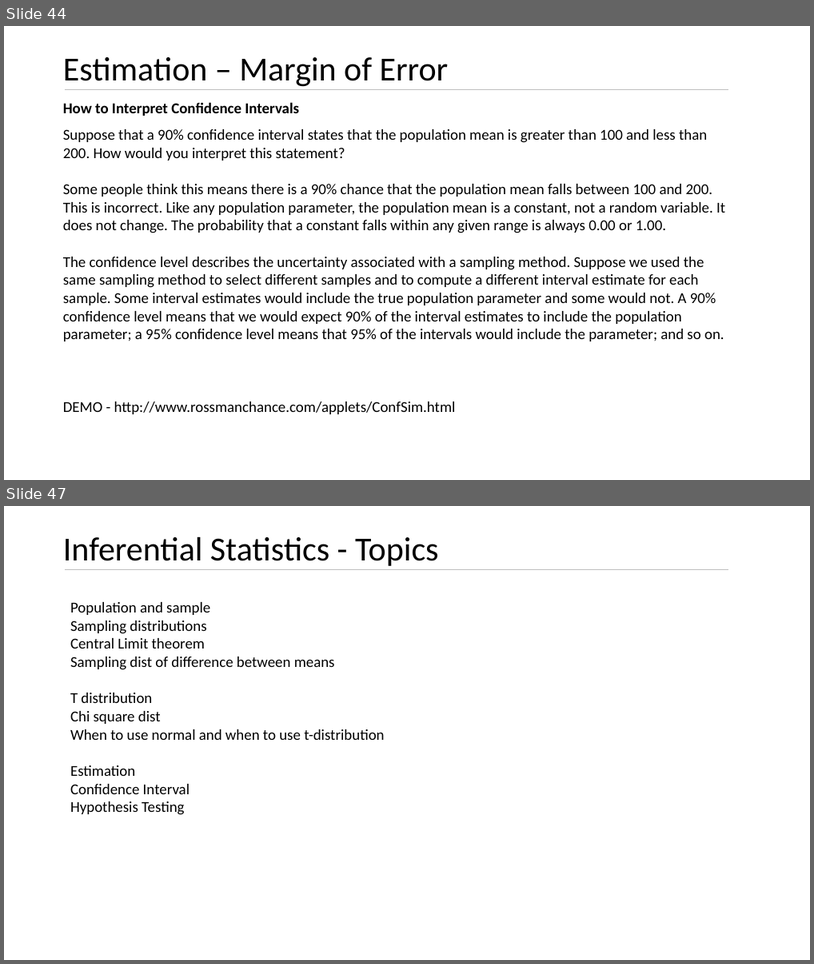
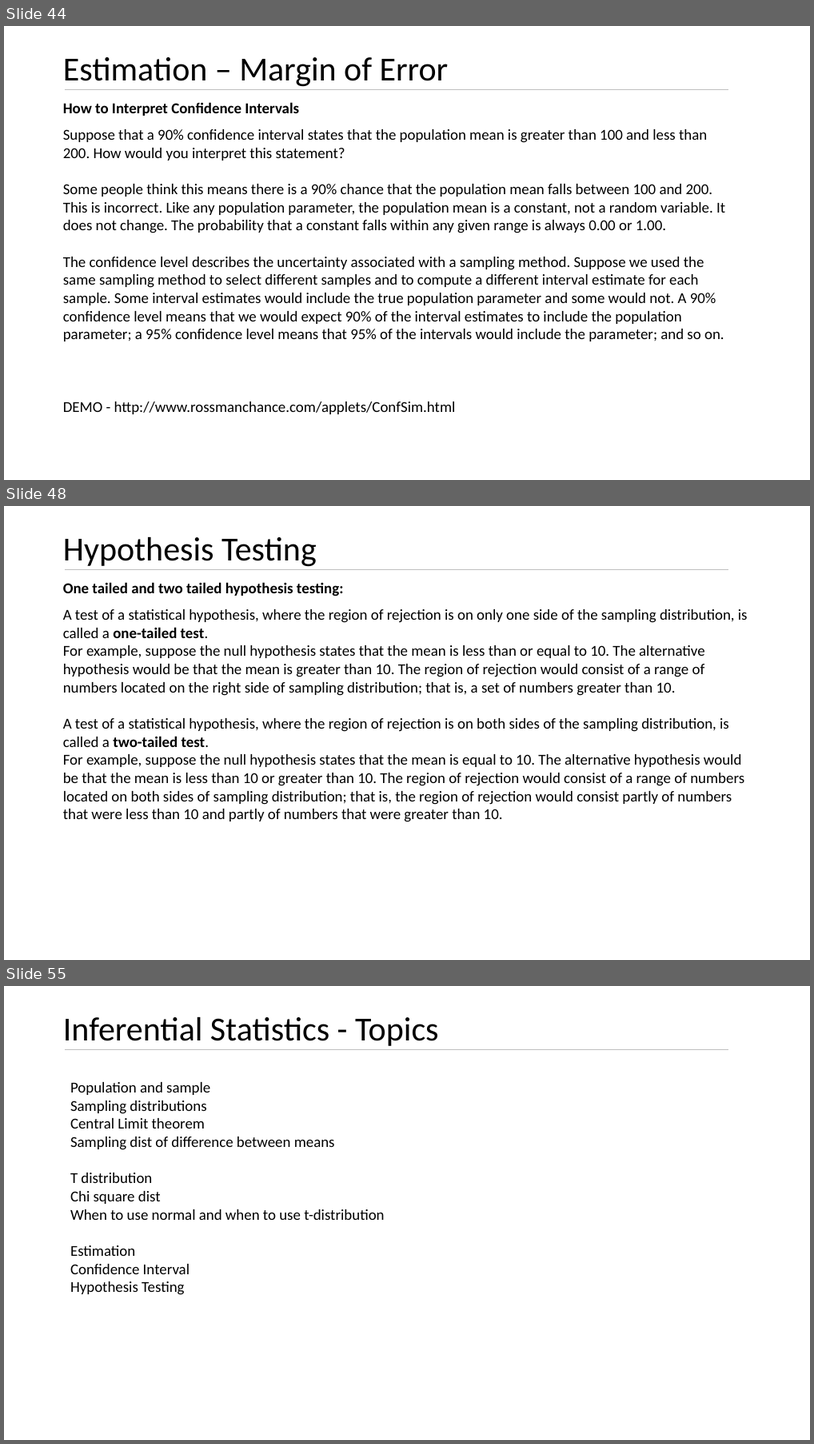
Before and after one commit to kushkul/Intro-to-Analytics, a slide deck: Statistics/Lesson 7 Inferential Statistics.pptx. Shown one above the other, each under a label of ours: slides 44 and 47 before the commit, slides 44, 48 and 55 after it; the slides between them are not shown. The pictures are 814x964 and 814x1444 pixels, drawn with LibreOffice and Linux fonts; fonts in the diff are those of the drawing. Boxes give left, top, right and bottom in pixels: in the first picture for what was removed or moved away, otherwise in the second. Text is boxed around its words. In the diff, an @@ line names an element or a change of style, - is before the commit and + after.

Commit message:
Add hypothesis testing basics

```diff
--- a/Statistics/Lesson 7 Inferential Statistics.pptx
+++ b/Statistics/Lesson 7 Inferential Statistics.pptx
@@ slide 48 added at (x1=4, y1=506, x2=810, y2=960), background #FFFFFF @@
@@ title added at (x1=63, y1=537, x2=317, y2=567), 40 pt, text #000000 @@
+Hypothesis Testing
@@ line added from (65, 569) to (730, 569), #BFBFBF 0.5 pt @@
@@ text added at (x1=63, y1=582, x2=748, y2=822), 18 pt, text #000000 @@
+One tailed and two tailed hypothesis testing:
+A test of a statistical hypothesis, where the region of rejection is on only one side of the sampling distribution, is called a one-tailed test.
+For example, suppose the null hypothesis states that the mean is less than or equal to 10. The alternative hypothesis would be that the mean is greater than 10. The region of rejection would consist of a range of numbers located on the right side of sampling distribution; that is, a set of numbers greater than 10.
+A test of a statistical hypothesis, where the region of rejection is on both sides of the sampling distribution, is called a two-tailed test.
+For example, suppose the null hypothesis states that the mean is equal to 10. The alternative hypothesis would be that the mean is less than 10 or greater than 10. The region of rejection would consist of a range of numbers located on both sides of sampling distribution; that is, the region of rejection would consist partly of numbers that were less than 10 and partly of numbers that were greater than 10.
@@ what was slide 47 is now slide 55 @@
```
Also in this commit, not shown: 3 slides changed, 8 other slides added, 1 slide removed.
